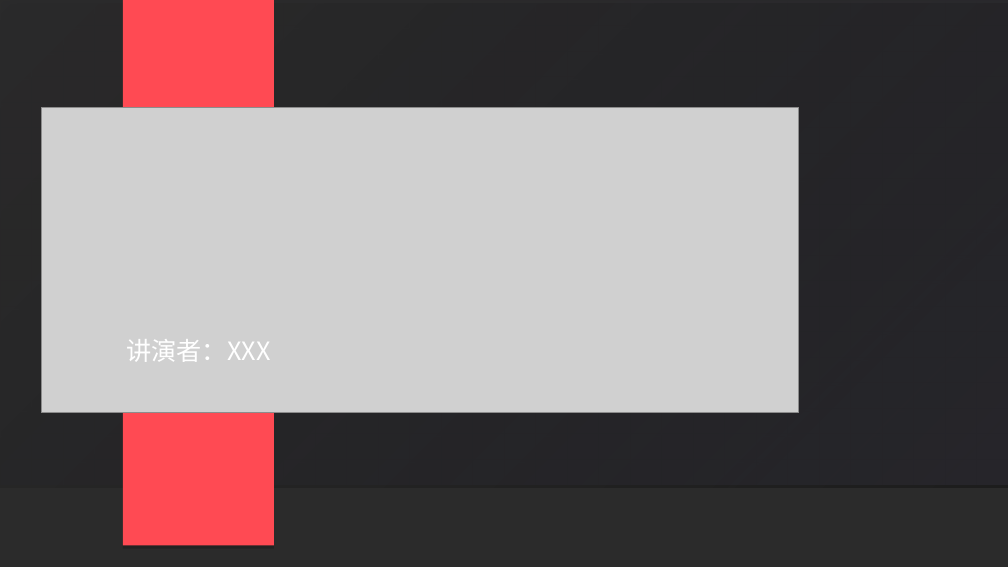
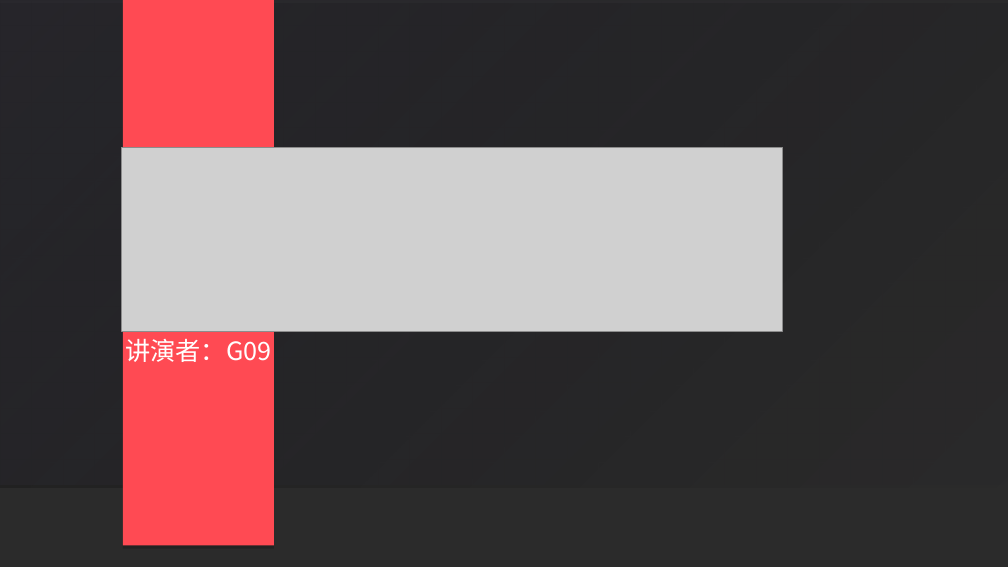
Before and after one commit to PRD2018-G09/Educational-Website, a slide deck: slide 27 of 受控文档/2.需求工程计划/PRD2018-G09-需求工程计划PPT.ppt (slide 26 before the commit). Drawn at 1008x567 pixels with LibreOffice and Linux fonts; fonts in the diff are those of the drawing; grey boxes stand for pictures; background and template pictures are left out; a plain dark background stands for a picture behind light text. Boxes give left, top, right and bottom in pixels: in the first picture for what was removed or moved away, otherwise in the second. Text is boxed around its words. In the diff, an @@ line names an element or a change of style, - is before the commit and + after.

```diff
--- a/受控文档/2.需求工程计划/PRD2018-G09-需求工程计划PPT.ppt
+++ b/受控文档/2.需求工程计划/PRD2018-G09-需求工程计划PPT.ppt
@@ picture: place and size @@
-picture at [42,107,799,413]
+picture at [121,147,783,330]
@@ text at [125,339,271,362]: text changed @@
-讲演者：XXX
+讲演者：G09
```
Also in this commit, not shown: 1 other slide changed, 1 slide added, 1 other file.
